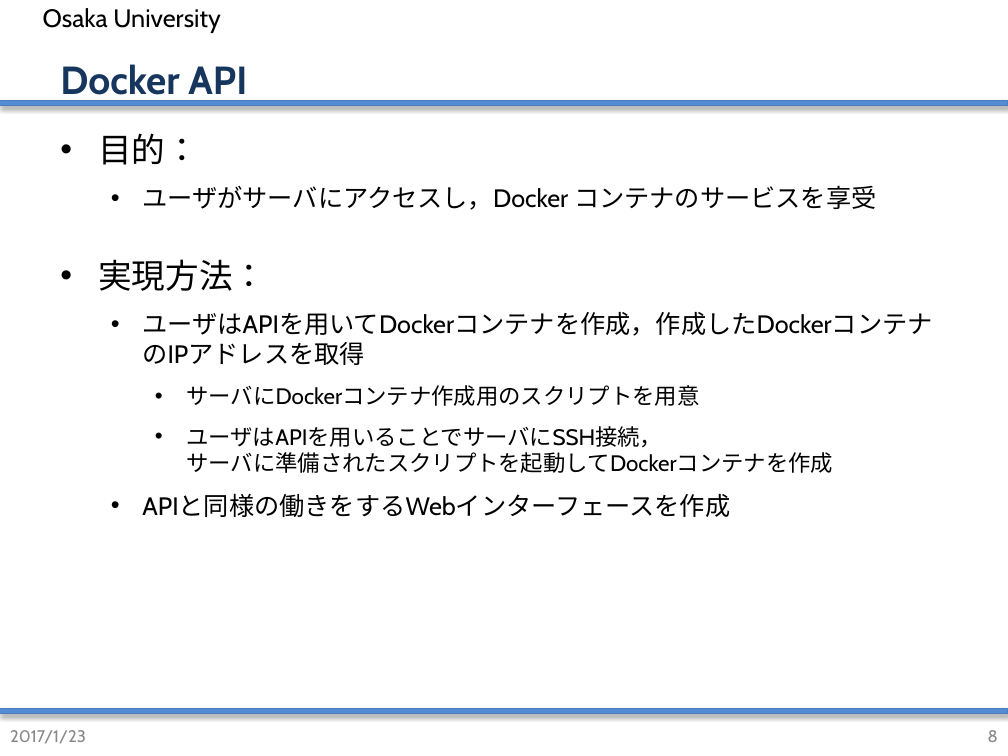
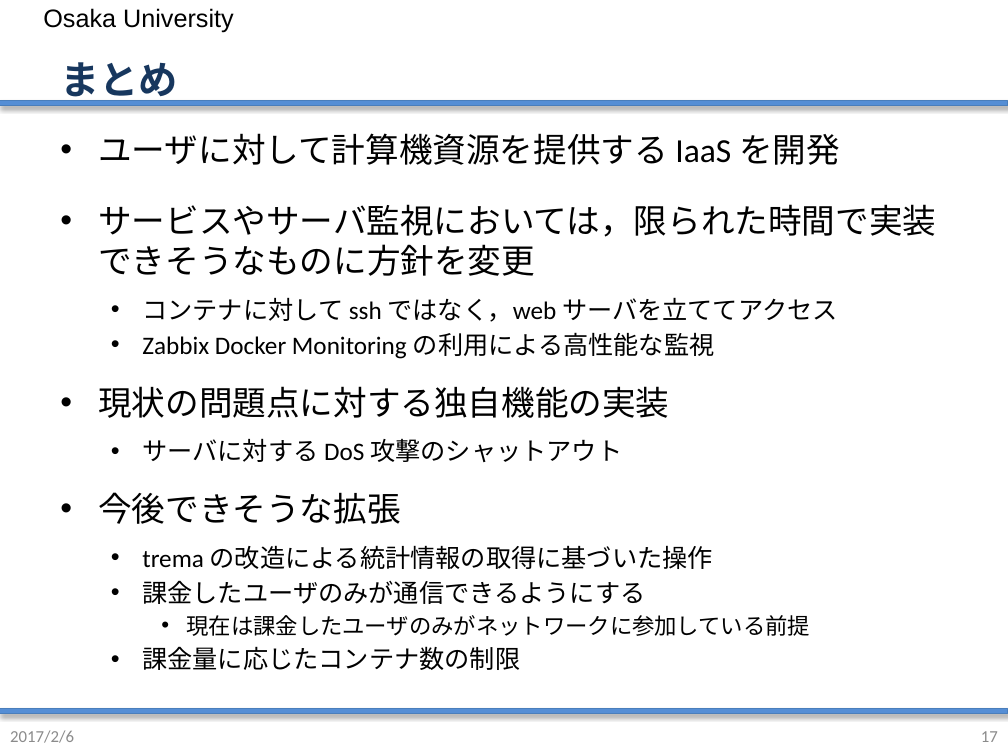
Before and after one commit to handai-trema/IaaS-namn, a slide deck: slide 17 of web/team-namnネットワーク演習最終課題.pptx (slide 8 before the commit). Drawn at 1008x756 pixels with LibreOffice and Linux fonts; fonts in the diff are those of the drawing; background and template pictures are left out. Boxes give left, top, right and bottom in pixels: in the first picture for what was removed or moved away, otherwise in the second. Text is boxed around its words. In the diff, an @@ line names an element or a change of style, - is before the commit and + after.

```diff
--- a/web/team-namnネットワーク演習最終課題.pptx
+++ b/web/team-namnネットワーク演習最終課題.pptx
@@ text "Osaka University" at bbox=[43, 8, 234, 33]: font Cabin to Arial; indent changed; more space between paragraphs @@
@@ title at bbox=[60, 62, 177, 105]: text changed; font Cabin to Calibri; text colour #17365D to #17375E @@
-Docker API
+まとめ
@@ text at bbox=[98, 133, 936, 670]: text changed; font Cabin to Calibri @@
-• 目的：
-  • ユーザがサーバにアクセスし，Docker コンテナのサービスを享受
-• 実現方法：
-  • ユーザはAPIを用いてDockerコンテナを作成，作成したDockerコンテナのIPアドレスを取得
-    • サーバにDockerコンテナ作成用のスクリプトを用意
-    • ユーザはAPIを用いることでサーバにSSH接続，
-      サーバに準備されたスクリプトを起動してDockerコンテナを作成
-  • APIと同様の働きをするWebインターフェースを作成
+• ユーザに対して計算機資源を提供する IaaS を開発
+• サービスやサーバ監視においては，限られた時間で実装できそうなものに方針を変更
+  • コンテナに対して ssh ではなく，web サーバを立ててアクセス
+  • Zabbix Docker Monitoring の利用による高性能な監視
+• 現状の問題点に対する独自機能の実装
+  • サーバに対する DoS 攻撃のシャットアウト
+• 今後できそうな拡張
+  • trema の改造による統計情報の取得に基づいた操作
+  • 課金したユーザのみが通信できるようにする
+    • 現在は課金したユーザのみがネットワークに参加している前提
+  • 課金量に応じたコンテナ数の制限
@@ text at bbox=[10, 730, 74, 743]: text changed; font Cabin to Calibri; text colour #888888 to #8C8C8C @@
-2017/1/23
+2017/2/6
@@ page number at bbox=[981, 731, 998, 742]: text changed; font Cabin to Calibri; text colour #888888 to #8C8C8C @@
-8
+17
```
Also in this commit, not shown: 10 other slides changed, 6 slides added, 4 slides removed, 1 other file.
